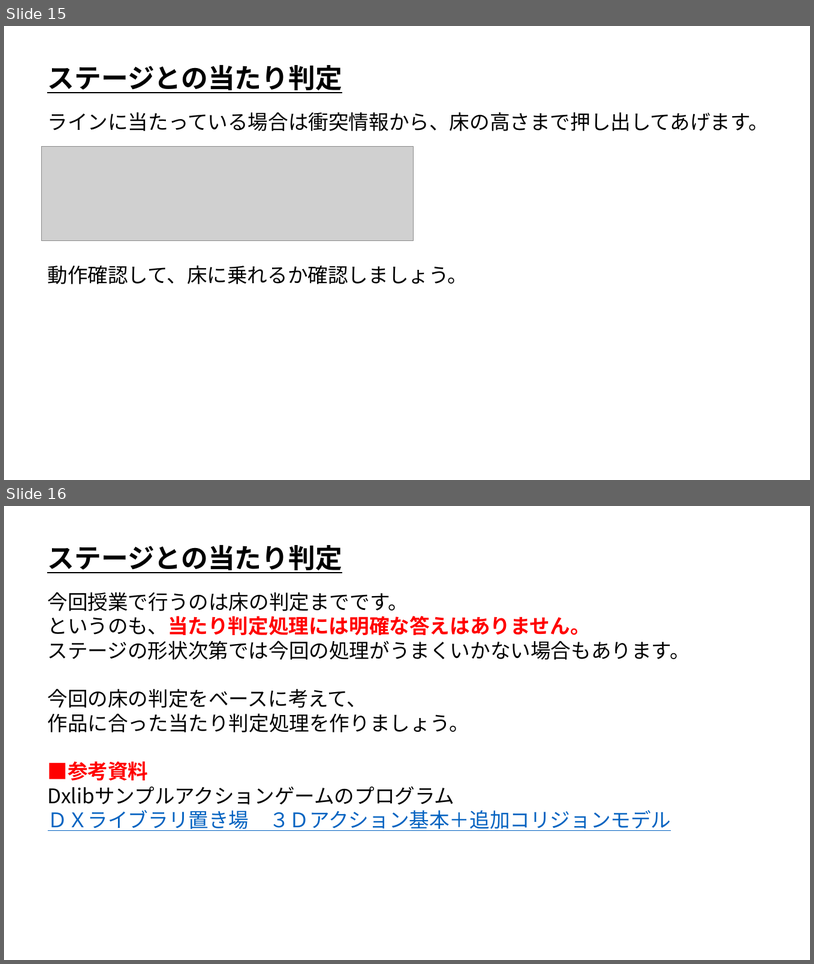
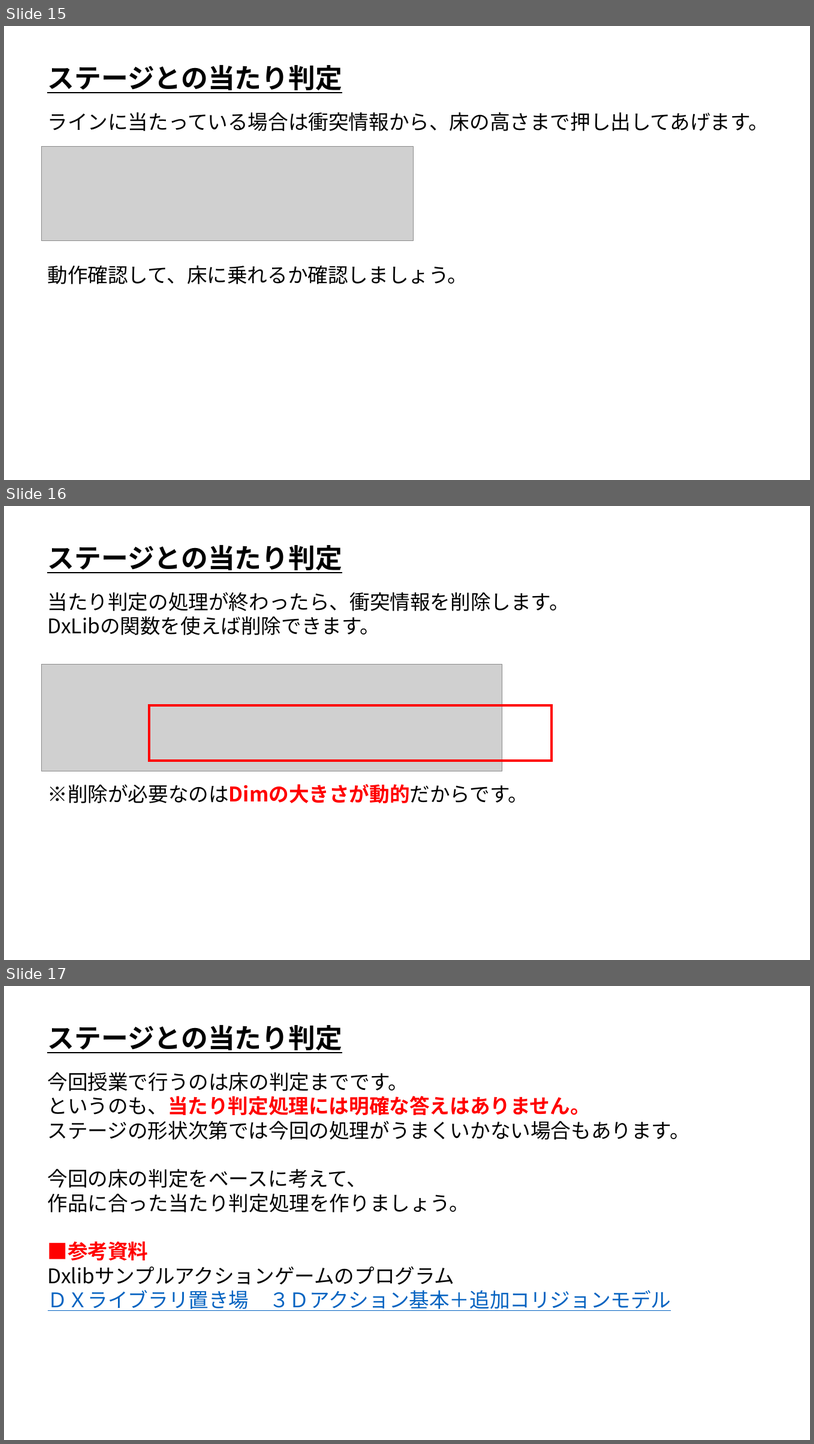
Before and after one commit to ArakiYusuke-Ohara/Textbook, a slide deck: ゲーム科2年/00_前期/ゲーム開発Ⅱ/00_ステージとの当たり判定.pptx. Shown one above the other, each under a label of ours: slides 15 and 16 before the commit, slides 15, 16 and 17 after it. The pictures are 814x964 and 814x1444 pixels, drawn with LibreOffice and Linux fonts; fonts in the diff are those of the drawing; grey boxes stand for pictures. Boxes give left, top, right and bottom in pixels: in the first picture for what was removed or moved away, otherwise in the second. Text is boxed around its words. In the diff, an @@ line names an element or a change of style, - is before the commit and + after.

Commit message:
ステージの当たり判定修正

```diff
--- a/ゲーム科2年/00_前期/ゲーム開発Ⅱ/00_ステージとの当たり判定.pptx
+++ b/ゲーム科2年/00_前期/ゲーム開発Ⅱ/00_ステージとの当たり判定.pptx
@@ slide 16 added at [4,506,810,960], background #FFFFFF @@
@@ text added at [47,545,342,573], 32 pt, text #000000, bold, underline @@
+ステージとの当たり判定
@@ text added at [48,592,570,635], 24 pt, text #000000 @@
+当たり判定の処理が終わったら、衝突情報を削除します。
+DxLibの関数を使えば削除できます。
@@ picture added at [42,664,502,771] @@
@@ rectangle added at [149,706,552,760], outline #FF0000 3 pt @@
@@ text added at [47,784,528,803], 24 pt, text #000000 @@
+※削除が必要なのはDimの大きさが動的だからです。
@@ what was slide 16 is now slide 17 @@
```
Also in this commit, not shown: 1 slide changed, 3 other files.
